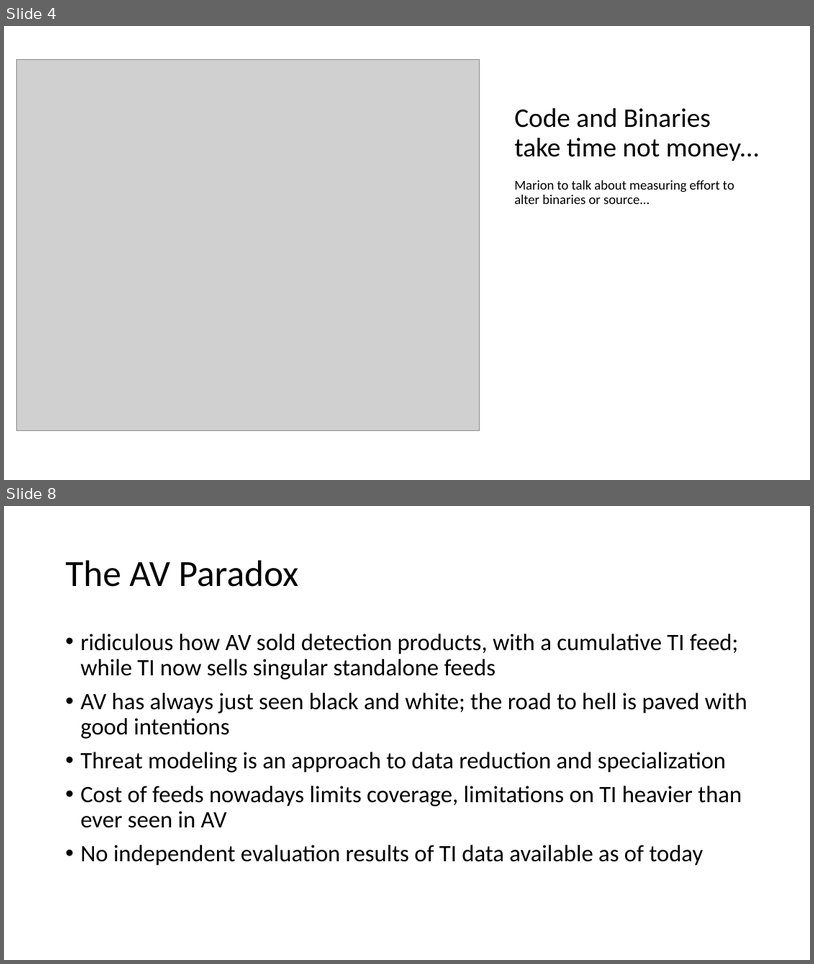
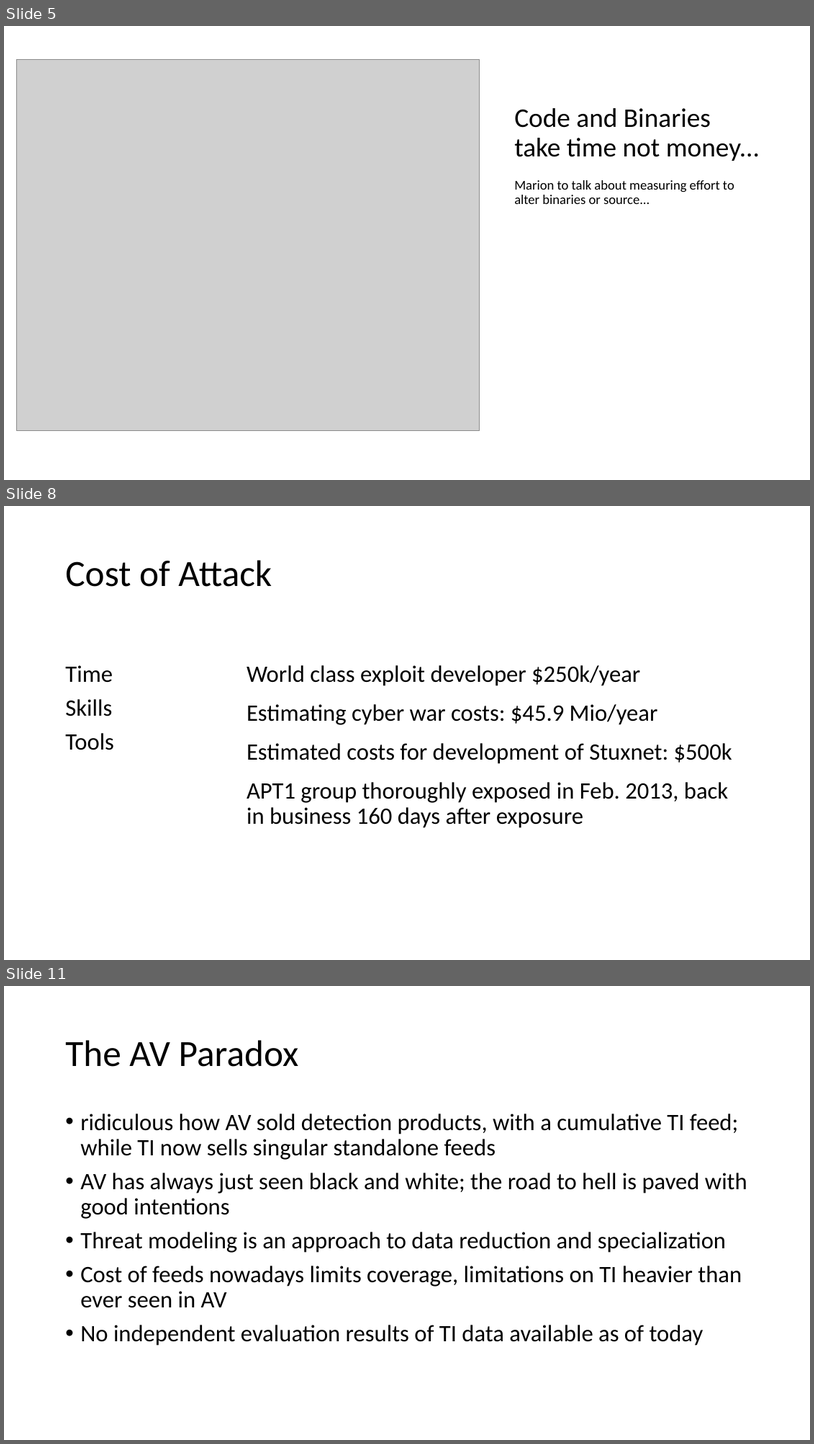
Before and after one commit to pinkflawd/IoCannon, a slide deck: draft.pptx. Shown one above the other, each under a label of ours: slides 4 and 8 before the commit, slides 5, 8 and 11 after it; the slides between them are not shown. The pictures are 814x964 and 814x1444 pixels, drawn with LibreOffice and Linux fonts; fonts in the diff are those of the drawing; grey boxes stand for pictures. Boxes give left, top, right and bottom in pixels: in the first picture for what was removed or moved away, otherwise in the second. Text is boxed around its words. In the diff, an @@ line names an element or a change of style, - is before the commit and + after.

```diff
--- a/draft.pptx
+++ b/draft.pptx
@@ slide 8 added at (4,506,810,960), background #FFFFFF @@
@@ title added at (65,560,272,587), 44 pt, text #000000 @@
+Cost of Attack
@@ text added at (65,665,114,750), 28 pt, text #000000 @@
+Time
+Skills
+Tools
@@ text added at (247,665,733,828), 28 pt, text #000000 @@
+World class exploit developer $250k/year
+Estimating cyber war costs: $45.9 Mio/year
+Estimated costs for development of Stuxnet: $500k
+APT1 group thoroughly exposed in Feb. 2013, back in business 160 days after exposure
@@ what was slide 4 is now slide 5 @@
@@ what was slide 8 is now slide 11 @@
```
Also in this commit, not shown: 6 slides changed, 8 other slides added, 5 slides removed.
